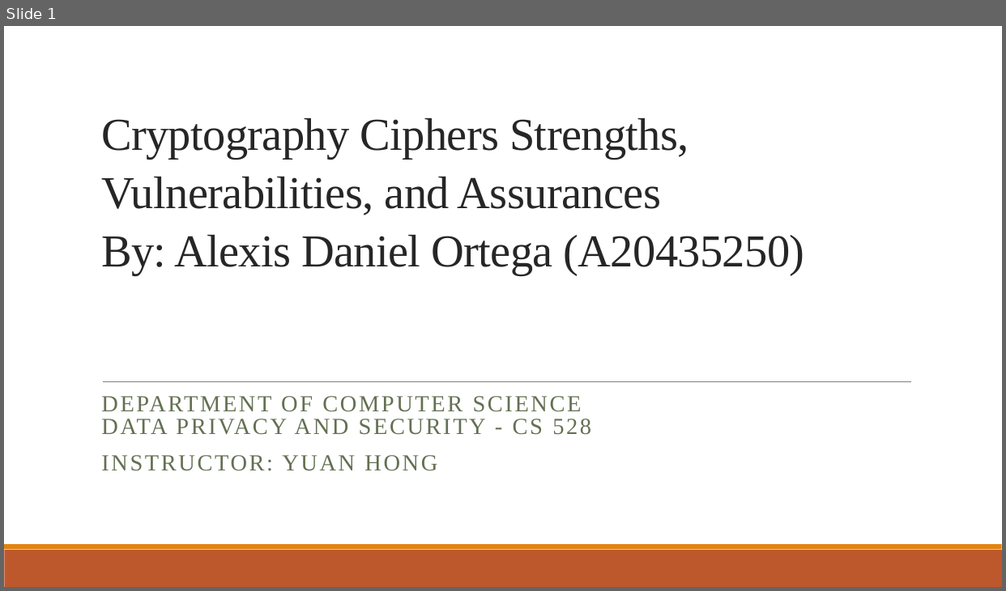
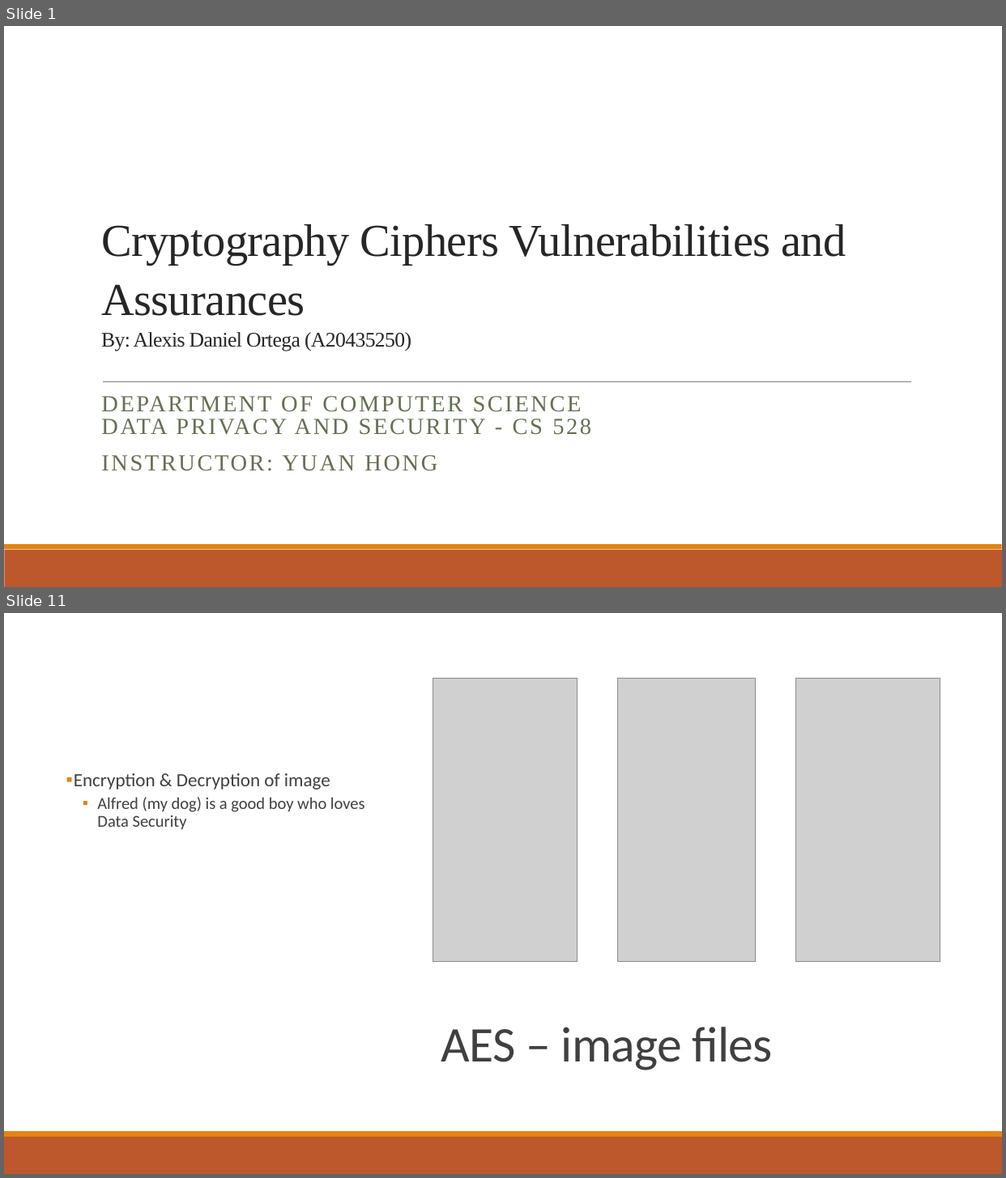
Before and after one commit to AFA20SCM50O/CS528, a slide deck: Documentation/Demo.pptx. Shown one above the other, each under a label of ours: slide 1 before the commit, slides 1 and 11 after it; the slides between them are not shown. The pictures are 1006x591 and 1006x1178 pixels, drawn with LibreOffice and Linux fonts; fonts in the diff are those of the drawing; grey boxes stand for pictures. Boxes give left, top, right and bottom in pixels: in the first picture for what was removed or moved away, otherwise in the second. Text is boxed around its words. In the diff, an @@ line names an element or a change of style, - is before the commit and + after.

```diff
--- a/Documentation/Demo.pptx
+++ b/Documentation/Demo.pptx
@@ slide 11 added at (x1=4, y1=613, x2=1002, y2=1174), background #FFFFFF @@
@@ rectangle added at (x1=4, y1=613, x2=1002, y2=1174), fill #FFFFFF @@
@@ picture added at (x1=433, y1=678, x2=577, y2=963) @@
@@ picture added at (x1=618, y1=678, x2=756, y2=963) @@
@@ picture added at (x1=796, y1=678, x2=940, y2=963) @@
@@ text added at (x1=74, y1=773, x2=365, y2=830), 16 pt, text #404040 @@
+▪ Encryption & Decryption of image
+  ▪ Alfred (my dog) is a good boy who loves Data Security
@@ title added at (x1=441, y1=1027, x2=773, y2=1071), 48 pt, text #404040 @@
+AES – image files
@@ rectangle added at (x1=4, y1=1131, x2=1002, y2=1137), fill #E48312 @@
@@ rectangle added at (x1=4, y1=1137, x2=1002, y2=1174), fill #BD582C @@
@@ slide 1 changed as well @@
@@ title at (x1=101, y1=224, x2=846, y2=352): text changed @@
-Cryptography Ciphers Strengths, Vulnerabilities, and Assurances
-By: Alexis Daniel Ortega (A20435250)
+Cryptography Ciphers Vulnerabilities and Assurances
+By: Alexis Daniel Ortega (A20435250)
```
Also in this commit, not shown: 15 other slides added, 1 slide removed, 7 other files.
